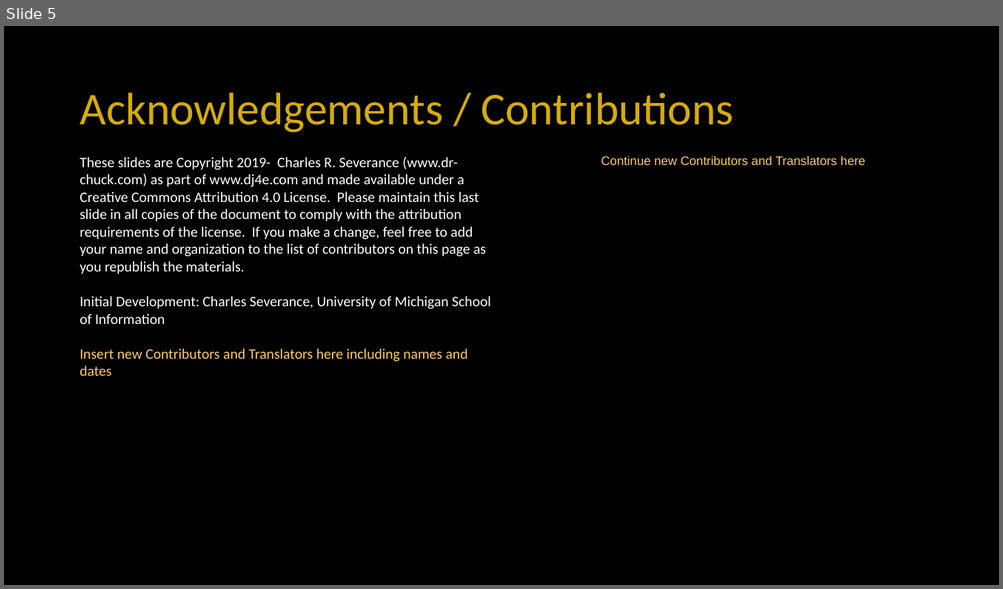
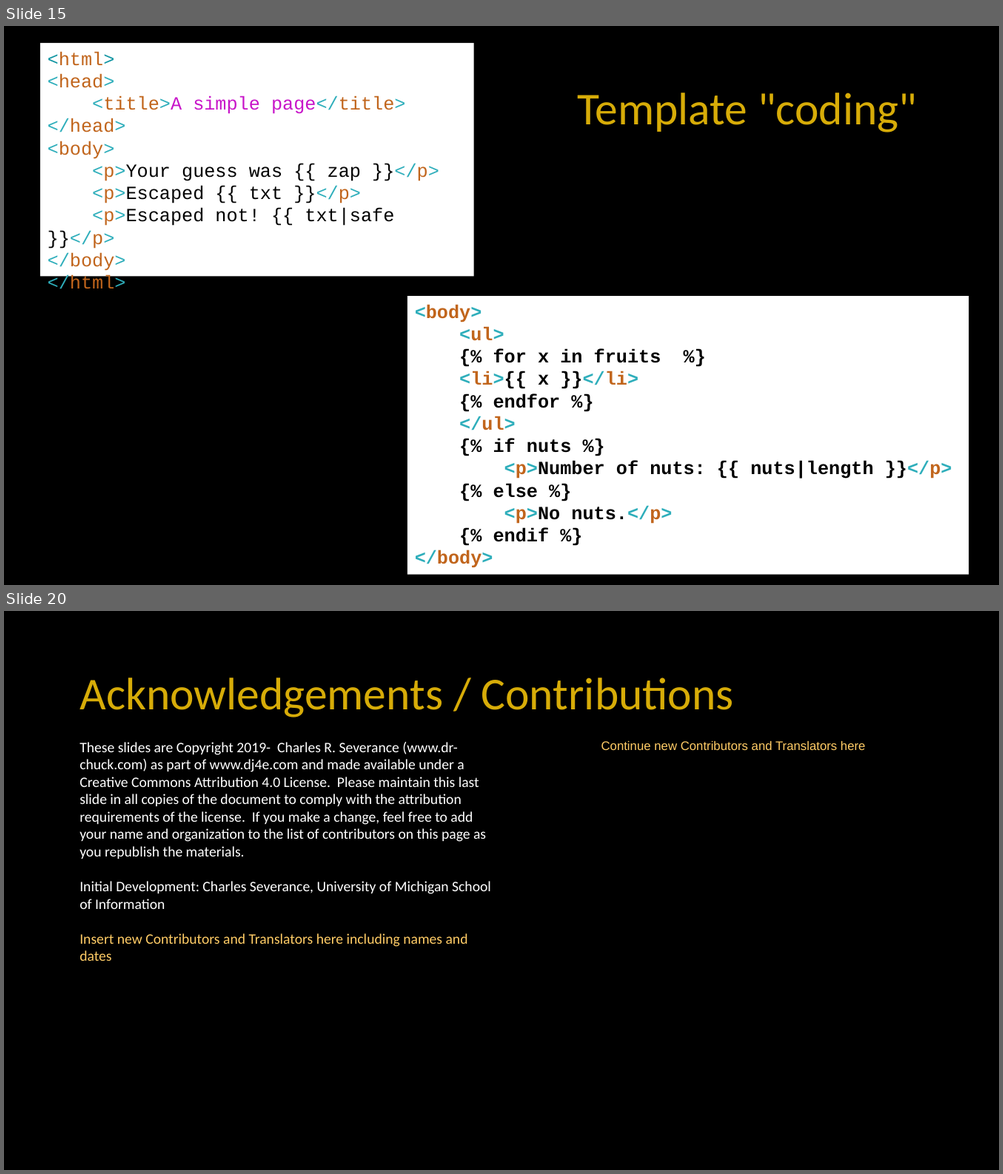
Before and after one commit to csev/dj4e, a slide deck: lectures/DJ-05-Views-Templates.pptx. Shown one above the other, each under a label of ours: slide 5 before the commit, slides 15 and 20 after it; the slides between them are not shown. The pictures are 1003x589 and 1003x1174 pixels, drawn with LibreOffice and Linux fonts; fonts in the diff are those of the drawing. Boxes give left, top, right and bottom in pixels: in the first picture for what was removed or moved away, otherwise in the second. Text is boxed around its words. In the diff, an @@ line names an element or a change of style, - is before the commit and + after.

```diff
--- a/lectures/DJ-05-Views-Templates.pptx
+++ b/lectures/DJ-05-Views-Templates.pptx
@@ slide 15 added at [4,26,999,585], background #000000 @@
@@ rectangle added at [40,43,473,277], fill #FFFFFF, 18 pt, text #000000 @@
+<html>
+<head>
+<title>A simple page</title>
+</head>
+<body>
+<p>Your guess was {{ zap }}</p>
+<p>Escaped {{ txt }}</p>
+<p>Escaped not! {{ txt|safe }}</p>
+</body>
+</html>
@@ title added at [577,93,916,133], 44 pt, text #D7AC08 @@
+Template "coding"
@@ rectangle added at [407,296,969,575], fill #FFFFFF, 18 pt, text #000000, bold @@
+<body>
+<ul>
+{% for x in fruits %}
+<li>{{ x }}</li>
+{% endfor %}
+</ul>
+{% if nuts %}
+<p>Number of nuts: {{ nuts|length }}</p>
+{% else %}
+<p>No nuts.</p>
+{% endif %}
+</body>
@@ what was slide 5 is now slide 20 @@
```
Also in this commit, not shown: 2 slides changed, 14 other slides added, 1 other file.
